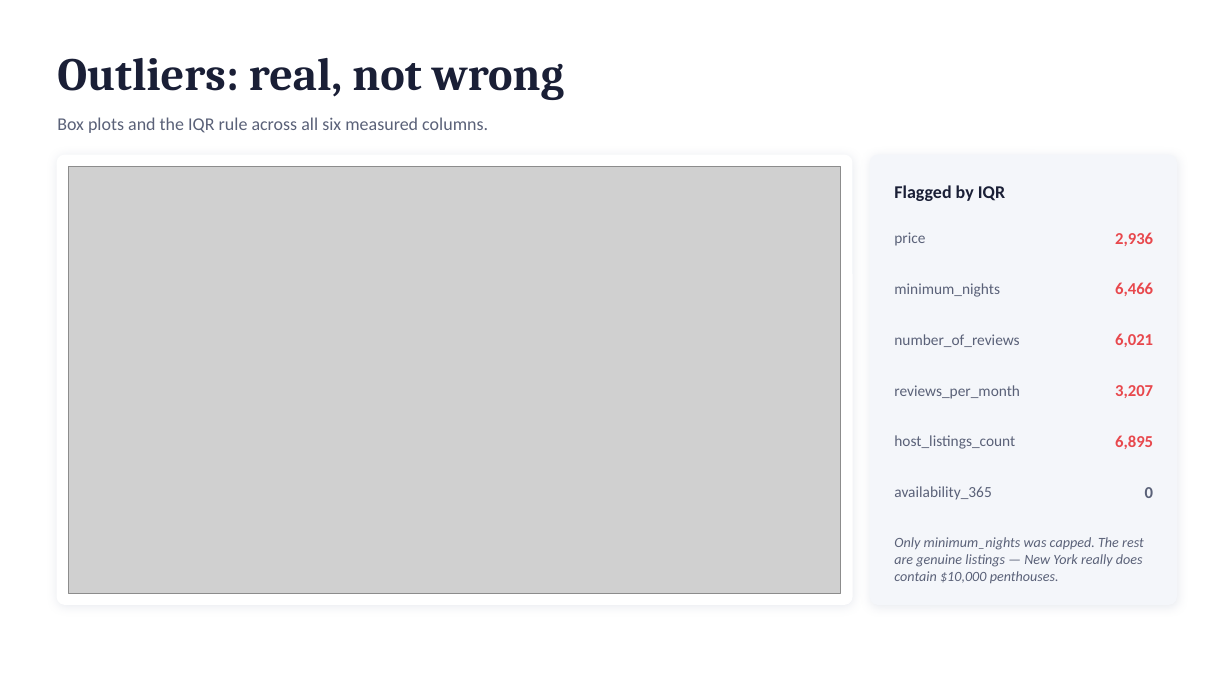
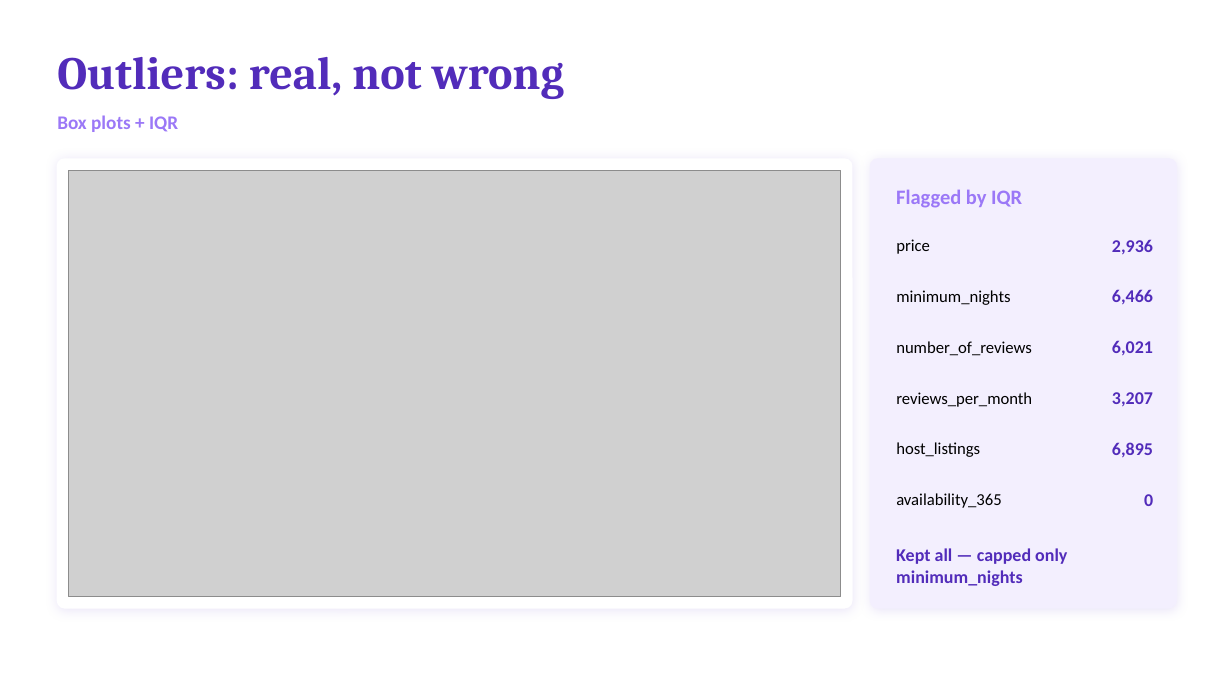
Before and after one commit to khaliddosari/Tuwaiq-Bootcamp, a slide deck: slide 4 of eda week 3/Khalid Al Dosari - EDA Project Presentation.pptx (slide 5 before the commit). Drawn at 1232x693 pixels with LibreOffice and Linux fonts; fonts in the diff are those of the drawing; grey boxes stand for pictures. Boxes give left, top, right and bottom in pixels: in the first picture for what was removed or moved away, otherwise in the second. Text is boxed around its words. In the diff, an @@ line names an element or a change of style, - is before the commit and + after.

```diff
--- a/eda week 3/Khalid Al Dosari - EDA Project Presentation.pptx
+++ b/eda week 3/Khalid Al Dosari - EDA Project Presentation.pptx
@@ text "Outliers: real, not wrong" at bbox=[57, 57, 564, 99]: text colour #1A1F36 to #522CBA @@
@@ text at bbox=[57, 115, 178, 132]: text changed; size 14 to 15 pt; text colour #5A6178 to #9B78F7; bold on @@
-Box plots and the IQR rule across all six measured columns.
+Box plots + IQR
@@ rounded rectangle at bbox=[57, 159, 852, 608]: shadow changed @@
@@ 6 texts, 2 rounded rectangles, 1 picture: place and size @@
-6 texts, 2 rounded rectangles, 1 picture at bbox=[57, 155, 1177, 604]
+6 texts, 2 rounded rectangles, 1 picture at bbox=[57, 159, 1177, 608]
@@ rounded rectangle at bbox=[871, 159, 1177, 608]: fill #F4F6FA to #F3EFFE; outline #F4F6FA 1 pt to #F3EFFE 1 pt; shadow changed @@
@@ text "Flagged by IQR" at bbox=[896, 189, 1022, 208]: size 14 to 16 pt, text colour #1A1F36 to #9B78F7 @@
@@ text at bbox=[896, 442, 980, 457]: text changed; size 12 to 13 pt; text colour #5A6178 to #000000 @@
-host_listings_count
+host_listings
@@ size 13 to 14 pt, text colour #E8484D to #522CBA in 5 elements at bbox=[1112, 239, 1153, 254], bbox=[1112, 289, 1153, 304], bbox=[1112, 340, 1153, 355], bbox=[1112, 392, 1153, 406], bbox=[1112, 442, 1153, 457] @@
@@ 5 texts: place and size @@
-5 texts at bbox=[894, 232, 1153, 500]
+5 texts at bbox=[896, 239, 1153, 508]
@@ size 12 to 13 pt, text colour #5A6178 to #000000 in 5 elements at bbox=[896, 239, 930, 254], bbox=[896, 290, 1010, 305], bbox=[896, 341, 1032, 356], bbox=[896, 392, 1032, 407], bbox=[896, 493, 1001, 508] @@
@@ text "0" at bbox=[1144, 494, 1153, 506]: size 13 to 14 pt, text colour #5A6178 to #522CBA @@
@@ text at bbox=[896, 548, 1067, 586]: text changed; size 11 to 14 pt; text colour #5A6178 to #522CBA; bold on; italic off @@
-Only minimum_nights was capped. The rest are genuine listings — New York really does contain $10,000 penthouses.
+Kept all — capped only minimum_nights
```
Also in this commit, not shown: 10 other slides changed, 2 slides added, 3 slides removed.
